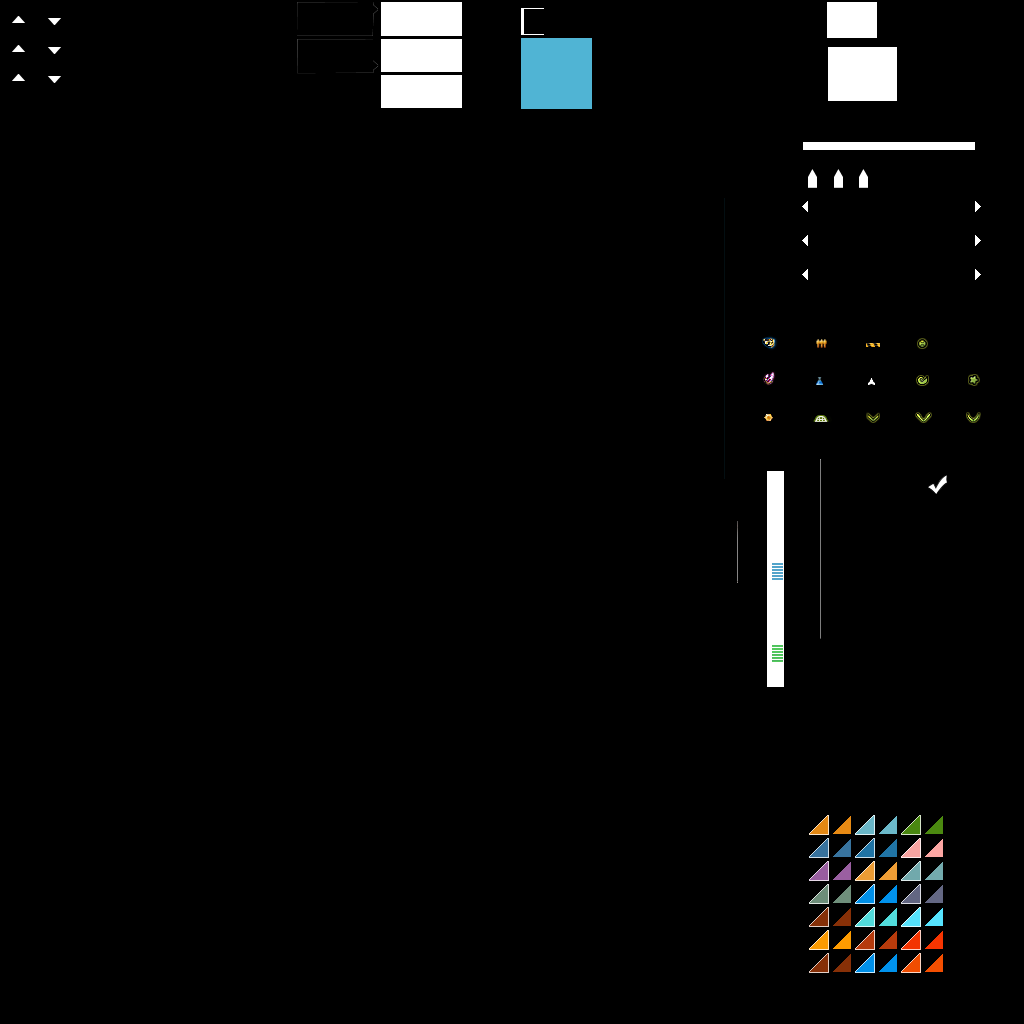
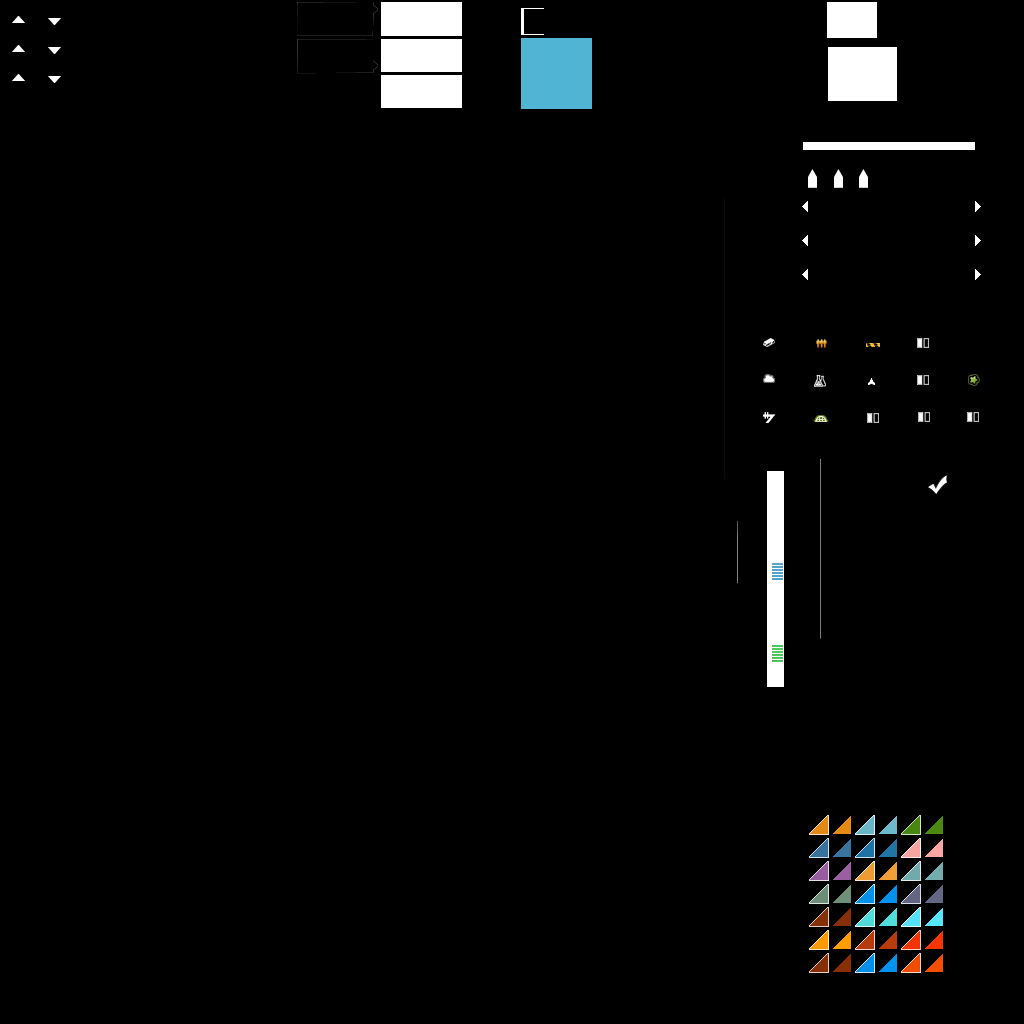
Before/after of a 1024×1024 layered artwork. What changed in the layer stack:
added layer "Layer 25" above "Layer 24" over 763, 338, 775, 347
added layer "Layer 24" above "Layer 26" over 763, 412, 775, 423
added layer "Layer 26" above "Layer 28" over 763, 374, 775, 383
added layer "Layer 28" above "Layer 32" over 917, 375, 929, 385
added layer "Layer 32" above "Layer 31" over 967, 412, 979, 422
added layer "Layer 31" above "Layer 30" over 918, 412, 930, 422
added layer "Layer 30" above "Layer 27" over 867, 413, 879, 423
added layer "Layer 27" above "Layer 29" over 917, 338, 929, 348
added layer "Layer 29" above "Background" over 814, 375, 826, 387
painted on "Background" (14th of 14) over 762, 335, 981, 423
